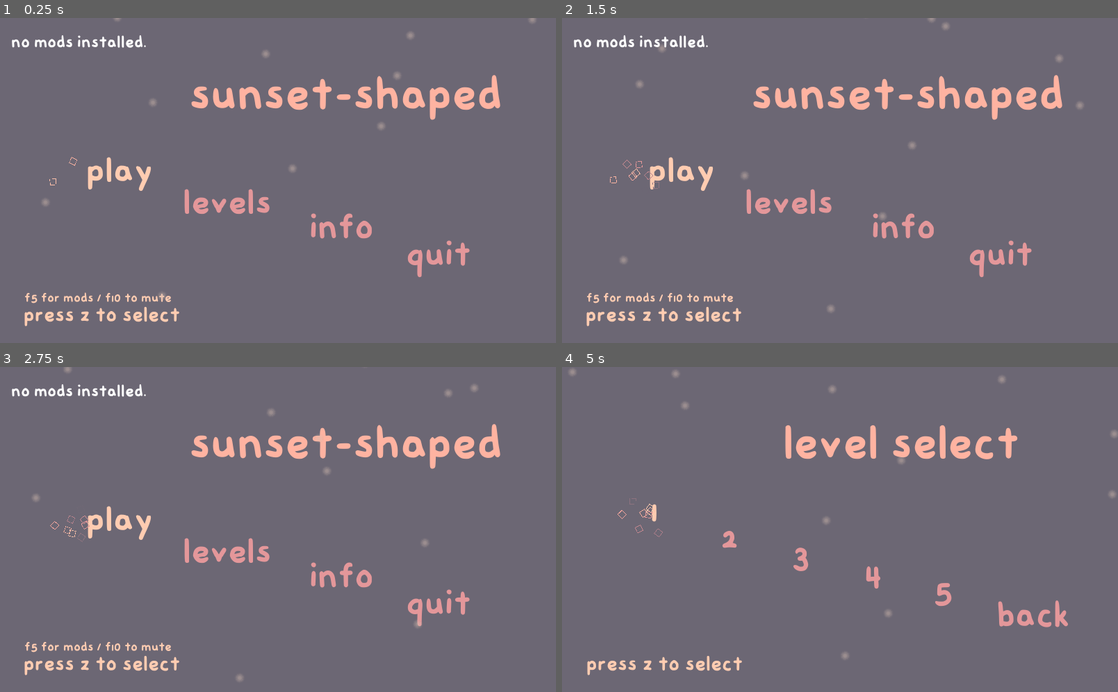
Above: before the commit, frames 1-4 (two rows, left to right).
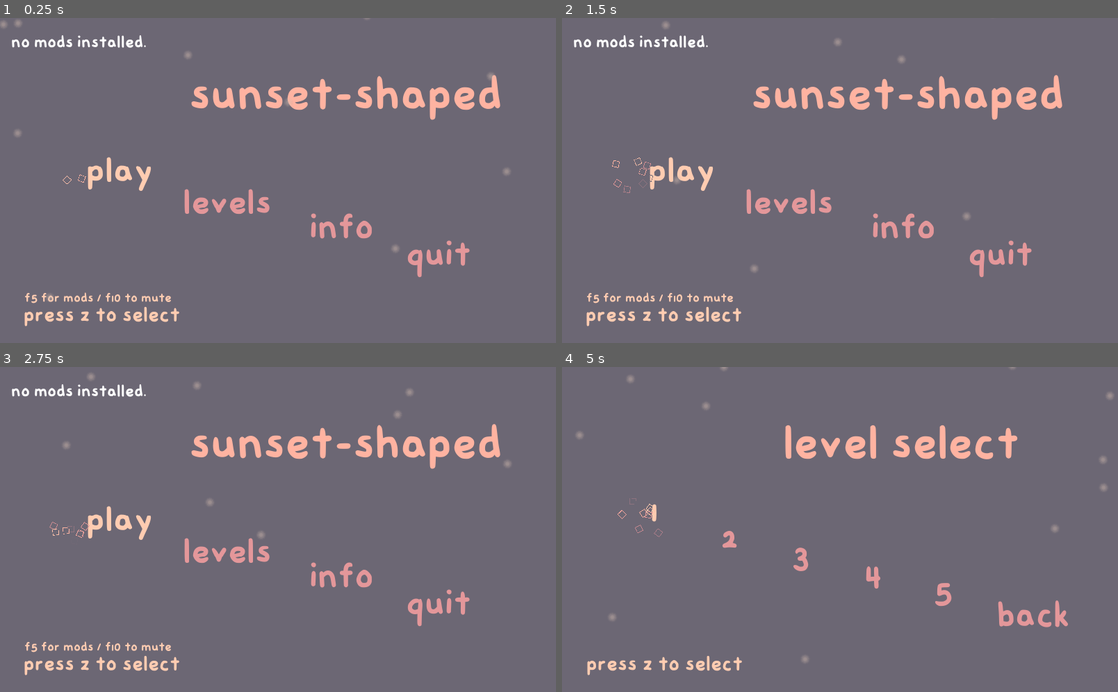
Above: after the commit, the same moments.

Repository: sunset-shaped/sunset-shaped
Game: Godot game, scene res://base.tscn
Two runs of this game, one before a commit and one after it. Both use one fixed random seed, a clock stepped at 60 frames per second and the inputs below.
Inputs:
- Up to frame 1 (0.25 s): no input
- Up to frame 2 (1.5 s): click "play" at 0.5 s; click "play" at 1.25 s
- Up to frame 3 (2.75 s): click "levels" at 2 s
- Up to frame 4 (5 s): click "info" at 2.75 s; tap Z (jump) at 3.5, 3.77 s; hold Right (right) 3.53-4.25 s; click "1" at 4.25 s

The runs differ from the first frame. In frame 1, 0.3% of the frame differs, in the area x 0-97%, y 0-87%; in frame 2, 0.4%, in the area x 8-94%, y 0-91%; in frame 3, 0.4%; in frame 4, 0.4%.

Commit message:
prep for 1.1.2

Diff:
--- a/base.gd
+++ b/base.gd
@@ -167,7 +167,7 @@
 		i.queue_free()
 
 	var newroom = load(path).instance()
-	call_deferred("dothechange", newroom)
+	call_deferred("add_child", newroom)
 
 
 	yield(newroom, "change_done")
@@ -181,9 +181,6 @@
 
 	emit_signal("scene_changed")
 
-func dothechange(new):
-	call_deferred("add_child", new)
-	new.call_deferred("on_scene_change")
 
 func _end():
 	state = "pause"
--- a/base.tscn
+++ b/base.tscn
@@ -1,6 +1,5 @@
-[gd_scene load_steps=15 format=2]
+[gd_scene load_steps=14 format=2]
 
-[ext_resource path="res://levels/1.tscn" type="PackedScene" id=1]
 [ext_resource path="res://base.gd" type="Script" id=2]
 [ext_resource path="res://player/player.tscn" type="PackedScene" id=3]
 [ext_resource path="res://player/light a.png" type="Texture" id=4]
@@ -129,8 +128,6 @@
 
 [node name="menu" parent="." instance=ExtResource( 6 )]
 
-[node name="level" parent="." instance=ExtResource( 1 )]
-
 [node name="hud" type="CanvasLayer" parent="."]
 
 [node name="hud" type="MarginContainer" parent="hud"]
--- a/levels/level.gd
+++ b/levels/level.gd
@@ -9,15 +9,13 @@
 onready var base = get_node("/root/base")
 # Called when the node enters the scene tree for the first time.
 func _ready():
-	pass
-
-func on_scene_change():
 	base._on_respawn_set(1)
 	base.on_respawn(false)
 	yield(base, "respawn_done")
 	emit_signal("change_done")
 
 
+
 # Called every frame. 'delta' is the elapsed time since the previous frame.
 #func _process(delta):
 #	pass
Not shown, changed: export_presets.cfg
